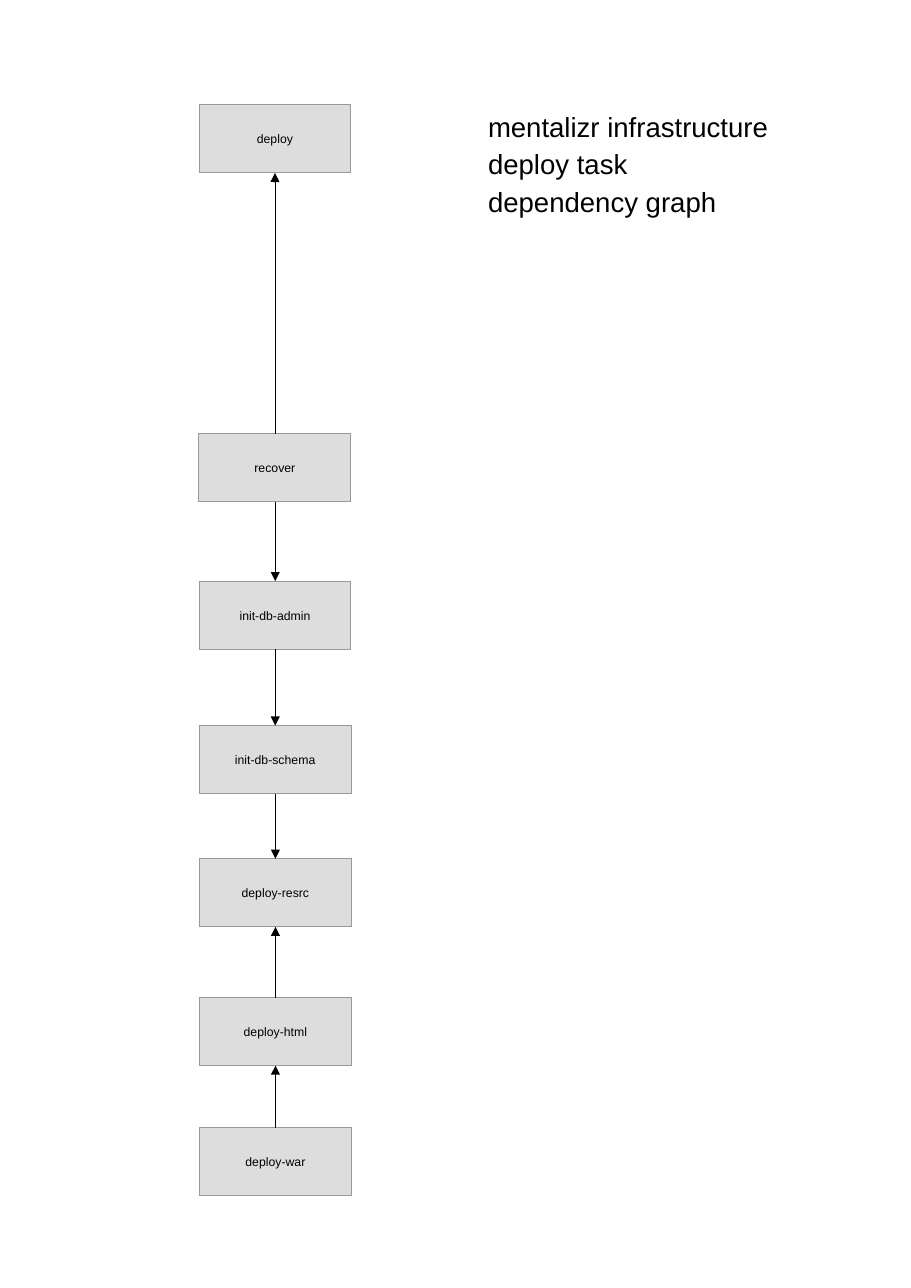
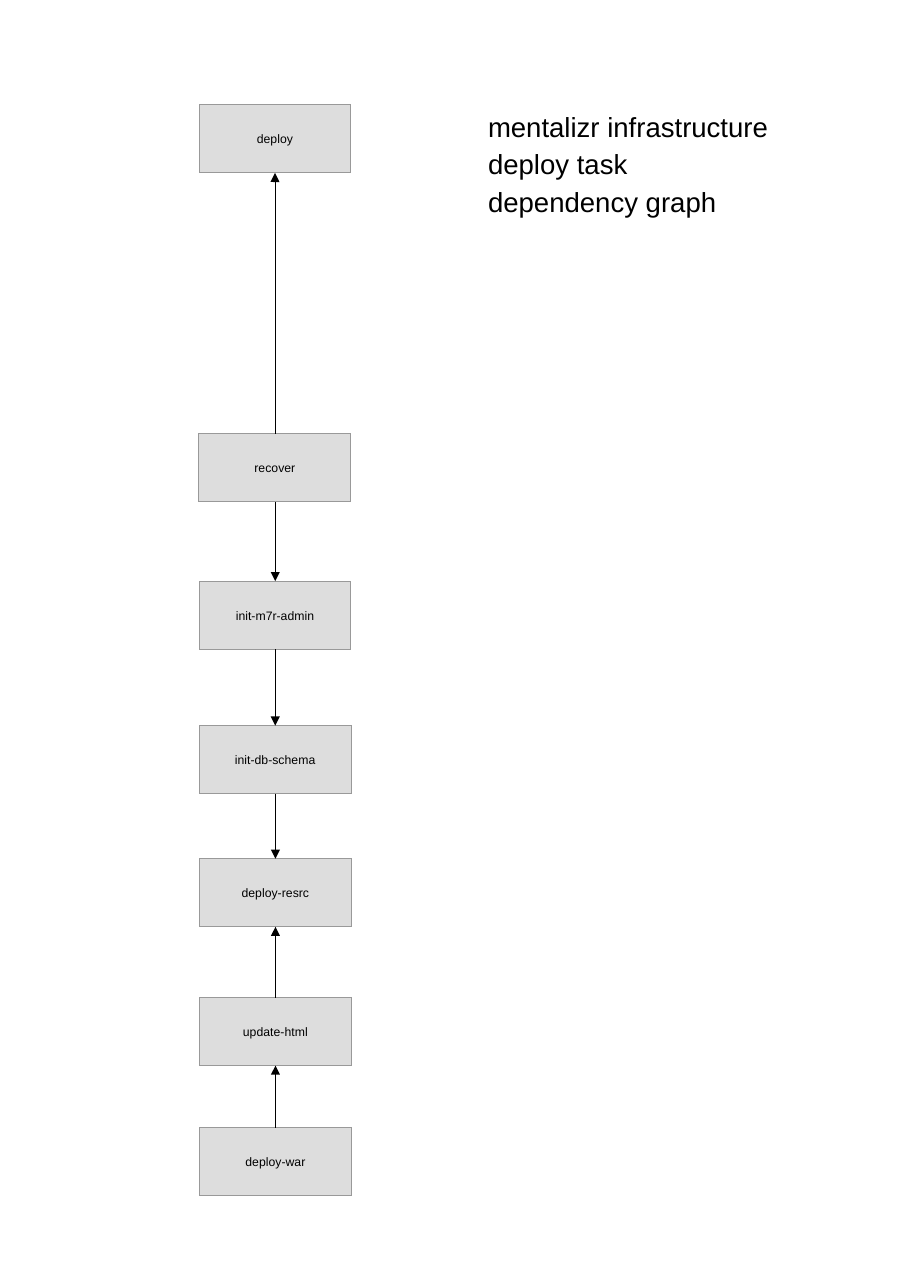
Before and after one commit to mentalizr/m7r-infra-single-host, a slide deck: slide 6 of docu/tasks.odp. Drawn at 911x1288 pixels with LibreOffice and Linux fonts; fonts in the diff are those of the drawing. Boxes give left, top, right and bottom in pixels: in the first picture for what was removed or moved away, otherwise in the second. Text is boxed around its words. In the diff, an @@ line names an element or a change of style, - is before the commit and + after.

Commit message:
init m7r admin, sql shell

```diff
--- a/docu/tasks.odp
+++ b/docu/tasks.odp
@@ text in rectangle at <box>236,611,314,620</box>: text changed @@
-init-db-admin
+init-m7r-admin
@@ text in rectangle at <box>243,1027,308,1039</box>: text changed @@
-deploy-html
+update-html
```
Also in this commit, not shown: 14 other files.
